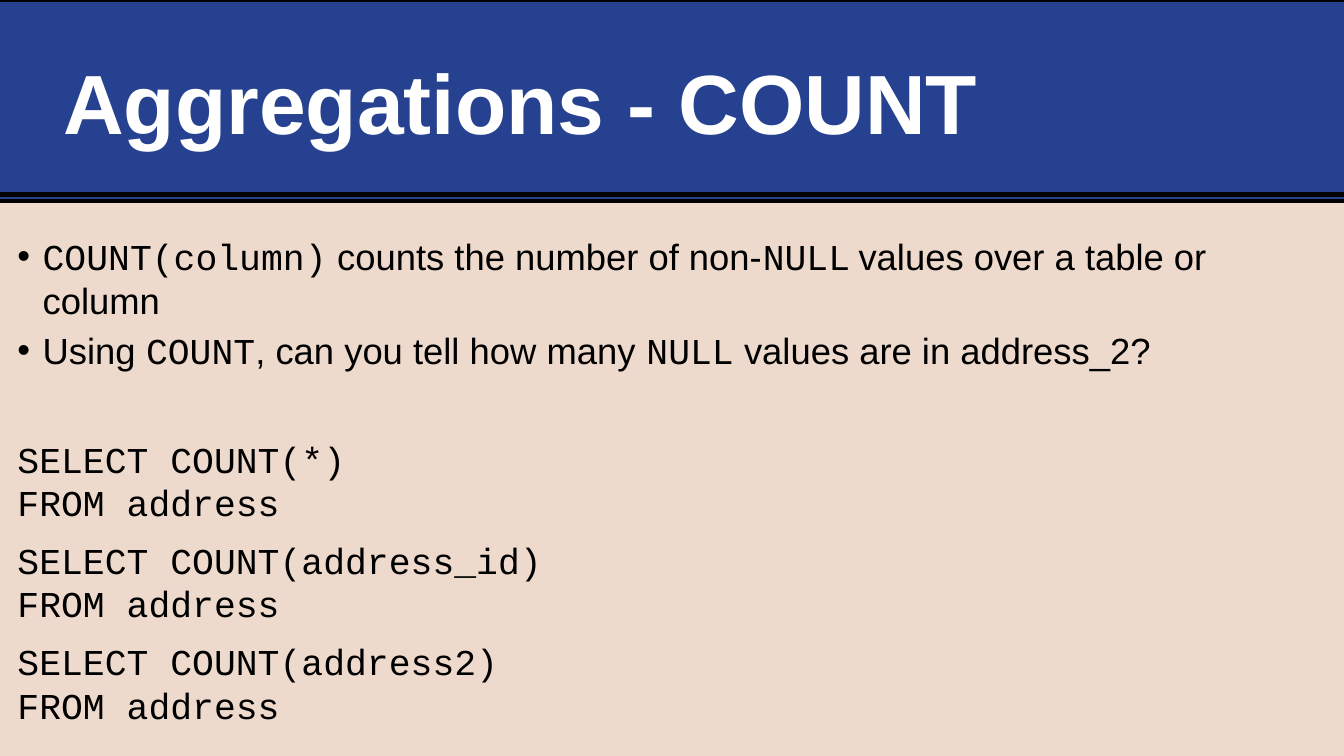
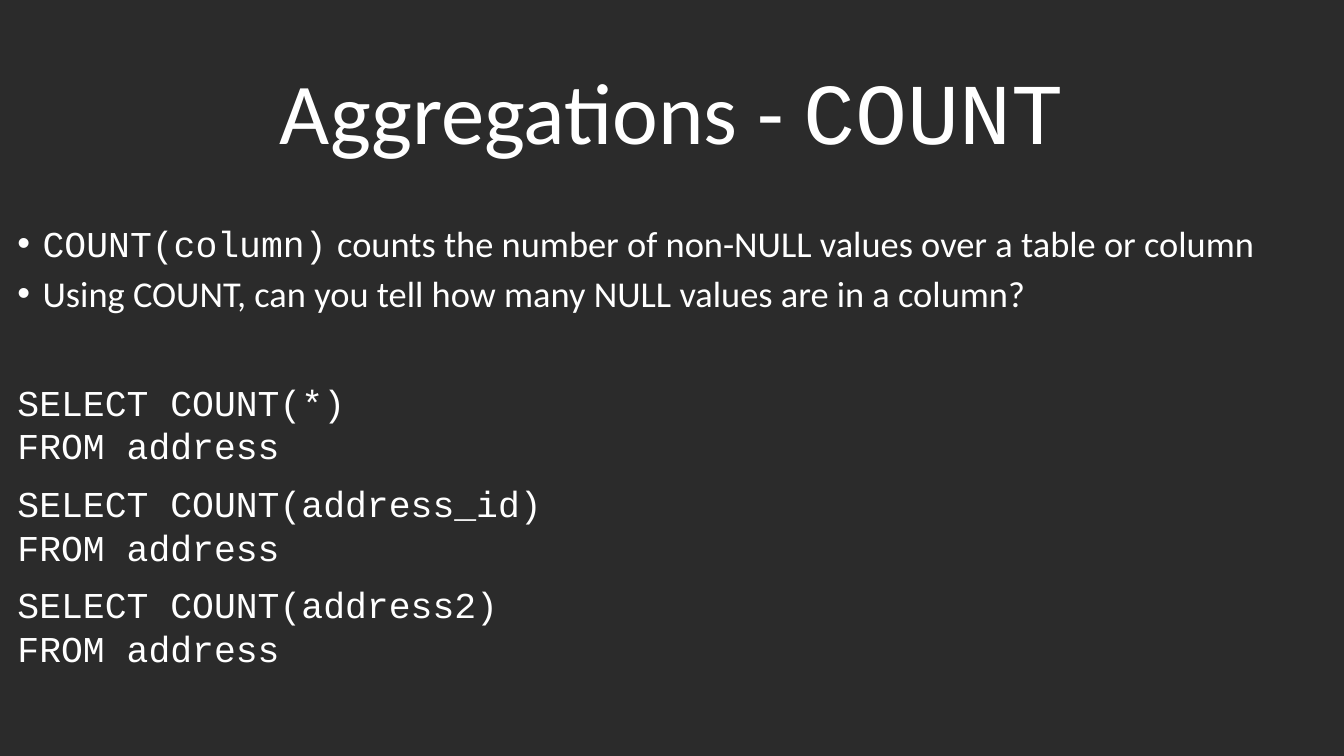
Before and after one commit to life-efficient/Data-Engineering, a slide deck: slide 4 of 2. SQL/4. Aggregations/4. SQL Data Analysis - Aggregations, Function, Flow Control.pptx (slide 3 before the commit). Drawn at 1344x756 pixels with LibreOffice and Linux fonts; fonts in the diff are those of the drawing; background and template pictures are left out; a plain dark background stands for a picture behind light text. Boxes give left, top, right and bottom in pixels: in the first picture for what was removed or moved away, otherwise in the second. Text is boxed around its words. In the diff, an @@ line names an element or a change of style, - is before the commit and + after.

```diff
--- a/2. SQL/4. Aggregations/4. SQL Data Analysis - Aggregations, Function, Flow Control.pptx
+++ b/2. SQL/4. Aggregations/4. SQL Data Analysis - Aggregations, Function, Flow Control.pptx
@@ background #EDDACC to picture (left out) @@
@@ rectangle removed at (0,0,1344,201) @@
@@ title "Aggregations - COUNT" at (280,84,1064,159): size 60 to 61.9 pt, bold off; font Arial to Calibri in "Aggregations -"; font Arial to Courier New in "COUNT"; alignment left to centre; vertical alignment middle to bottom @@
@@ line removed from (0, 195) to (1344, 195) @@
@@ text "COUNT(column) counts the number of ...": place and size @@
-text "COUNT(column) counts the number of ..." at (17,243,1206,720)
+text "COUNT(column) counts the number of ..." at (17,231,1254,663)
@@ text at (17,231,1254,663): font Arial to Calibri in "counts the number of non-NULL values over ..."; font Courier New to Calibri in "non-NULL"; text colour #000000 to #FFFFFF in "COUNT(column) counts the number of non-NULL values ...", "SELECT COUNT(*) FROM address", "SELECT COUNT(address_id) FROM address", "SELECT COUNT(address2) FROM address" @@
@@ text at (43,281,1025,314): text changed; font Arial to Calibri; text colour #000000 to #FFFFFF @@
-• Using COUNT, can you tell how many NULL values are in address_2?
+• Using COUNT, can you tell how many NULL values are in a column?
```
Also in this commit, not shown: 19 other slides changed, 5 slides added, 4 slides removed, 9 other files.
